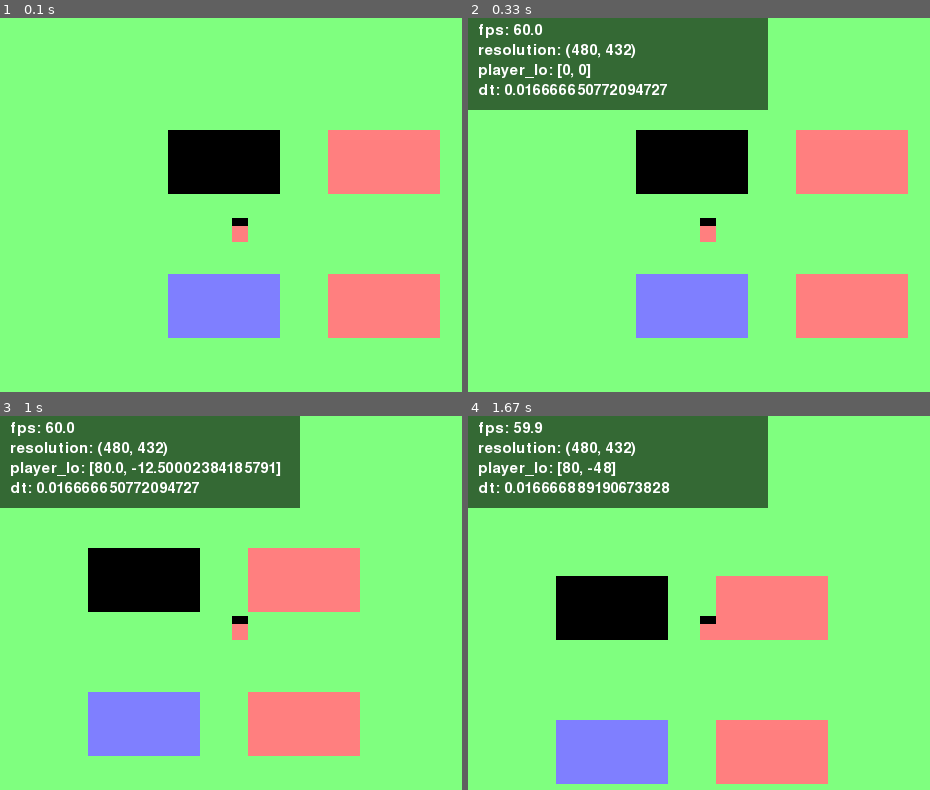
Above: before the commit, frames 1-4 (two rows, left to right).
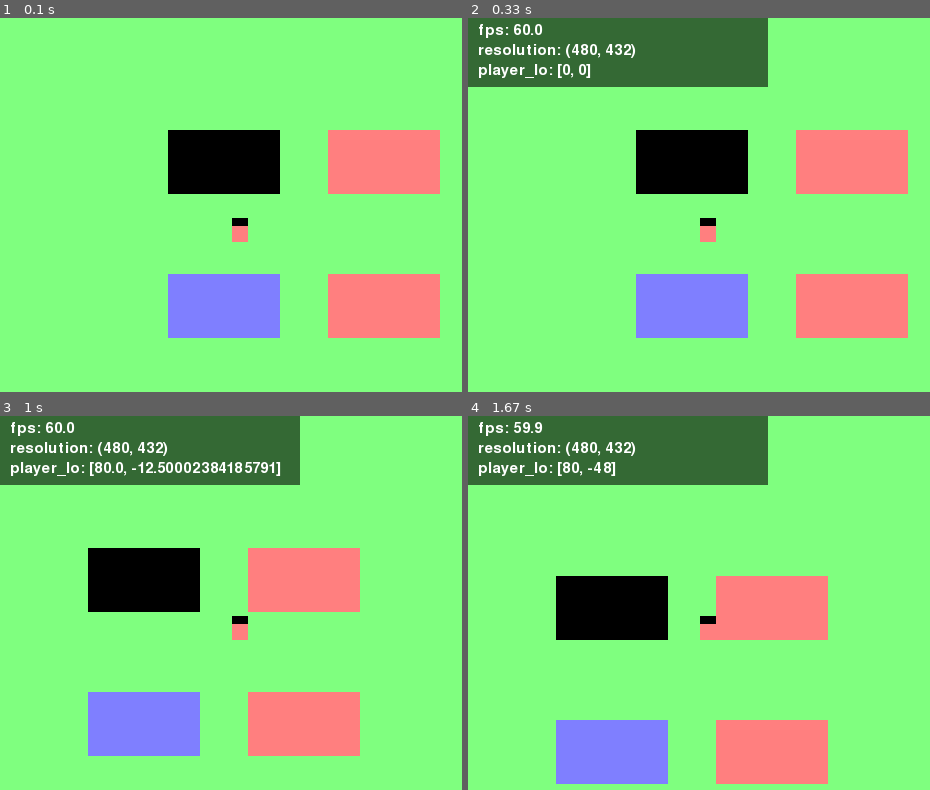
Above: after the commit, the same moments.

Repository: kritserv/rpg-maker-style-top-down-game-template
Game: pygame game, started from main.py
Same seed, same stepped clock (60 frames per second), same inputs: the game is played once before the commit and once after it.
Inputs:
- Up to frame 1 (0.1 s): no input
- Up to frame 2 (0.33 s): no input
- Up to frame 3 (1 s): hold Right 0.33-0.8 s; hold Up from 0.83 s (still down)
- Up to frame 4 (1.67 s): release Up at 1.13 s; hold Right 1.17-1.63 s

Frame 1 is identical in both runs. In frame 2, 4.2% of the frame differs, in the area x 0-65%, y 17-25%; in frame 3, 4.2%; in frame 4, 4.2%.

Commit message:
make package module directory

Diff:
--- /dev/null
+++ b/func/__init__.py
@@ -0,0 +1,5 @@
+from .debug import print_debug
+from .drawer import blit_text
+from .event_checker import check_event
+
+__all__ = {print_debug, blit_text, check_event}
--- a/func/debug.py
+++ b/func/debug.py
@@ -1,5 +1,5 @@
 import pygame as pg
-from func.drawer import blit_text
+from .drawer import blit_text
 from variable.settings import screen, debug_font, white, black
 
 def print_debug(print_list):
--- a/main.py
+++ b/main.py
@@ -5,15 +5,11 @@
 import sys
 import asyncio
 import time
-from variable.settings import clock_tick, curr_fps,\
+from variable import clock_tick, curr_fps,\
  load_settings, default_screen_width, default_screen_height, \
  update_size, black, green, red, blue
-from func.event_checker import check_event
-from func.debug import print_debug
-from object.player import Player
-from object.map import TopDownMap
-from object.timer import Timer
-from object.blackbar import BlackBar
+from func import check_event, print_debug
+from my_object import Player, TopDownMap, Timer, BlackBar
 
 pg.display.set_caption("game_title")
 pg.display.set_icon(pg.image.load("asset/img/icon.png"))
@@ -79,14 +75,13 @@
 		player.draw()
 		black_bar.draw_if_set(curr_width, curr_height, ratio)
 
-		# ====================== [ DEBUG ] ======================
+		# ====================== [ TEST ] ======================
 
 		if debug:
 			if milli_sec_timer.time_now()>0.1:
 				print_list = [curr_fps(),
 				f"resolution: {(curr_width, curr_height)}",
-				f"player_lo: {player.location}",
-				f"dt: {dt}"]
+				f"player_lo: {player.location}"]
 				milli_sec_timer.restart()
 			print_debug(print_list)
 
--- /dev/null
+++ b/my_object/__init__.py
@@ -0,0 +1,6 @@
+from .blackbar import BlackBar
+from .topdownmap import TopDownMap
+from .player import Player
+from .timer import Timer
+
+__all__ = (BlackBar, TopDownMap, Player, Timer)
--- a/object/blackbar.py
+++ b/my_object/blackbar.py
@@ -1,5 +1,6 @@
 import pygame as pg
-from variable.settings import black
+
+black = pg.Color(0, 0, 0)
 
 class BlackBar:
 	def __init__(self, screen, is_exist):
--- a/object/player.py
+++ b/my_object/player.py
@@ -1,6 +1,7 @@
 import pygame as pg
-from variable.settings import red
 from math import floor, ceil
+
+red = pg.Color(255, 127, 127)
 
 class Player(pg.sprite.Sprite):
 	def __init__(self, screen):
--- /dev/null
+++ b/variable/__init__.py
@@ -0,0 +1,11 @@
+from .settings import clock_tick, curr_fps, \
+    load_settings, default_screen_width, \
+    default_screen_height, default_screen_size, \
+    load_settings, round_pixel, update_size, \
+    debug_font, red, black, white, green, blue
+
+__all__ = (clock_tick, curr_fps, load_settings,
+    default_screen_width, default_screen_height,
+    default_screen_size, load_settings,
+    round_pixel, update_size, debug_font,
+    red, black, white, green, blue)
--- a/variable/settings.py
+++ b/variable/settings.py
@@ -1,6 +1,6 @@
 import pygame as pg
 import json
-from object.timer import Timer
+from my_object import Timer
 from math import ceil, floor
 
 clock = pg.time.Clock()
Renamed: object/timer.py -> my_object/timer.py
